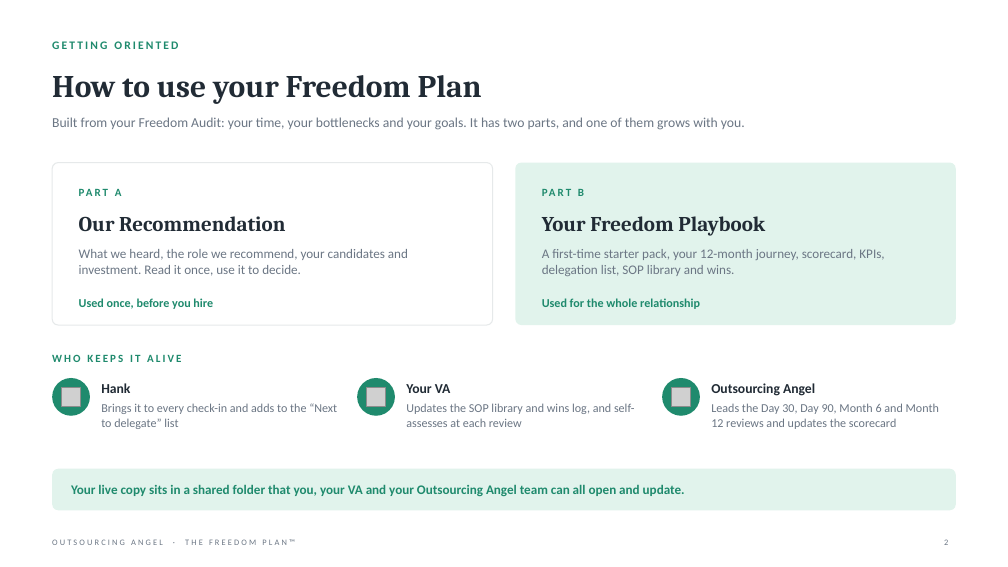
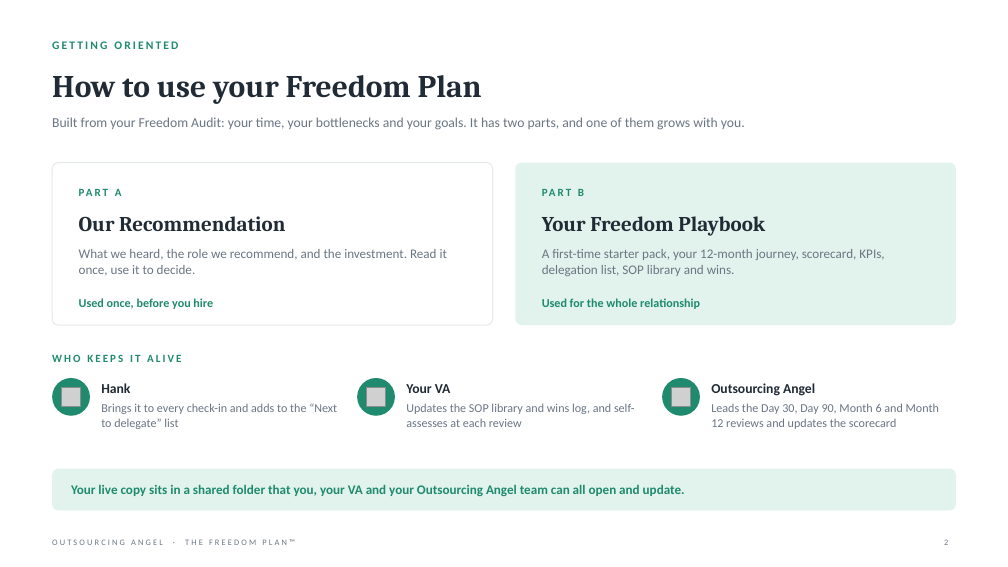
Before and after one commit to gail-gif/OA, a slide deck: slide 2 of Hank_Chu_Freedom_Plan.pptx. Drawn at 1008x567 pixels with LibreOffice and Linux fonts; fonts in the diff are those of the drawing; grey boxes stand for pictures. Boxes give left, top, right and bottom in pixels: in the first picture for what was removed or moved away, otherwise in the second. Text is boxed around its words. In the diff, an @@ line names an element or a change of style, - is before the commit and + after.

```diff
--- a/Hank_Chu_Freedom_Plan.pptx
+++ b/Hank_Chu_Freedom_Plan.pptx
@@ text at (79, 249, 447, 276): text changed @@
-What we heard, the role we recommend, your candidates and investment. Read it once, use it to decide.
+What we heard, the role we recommend, and the investment. Read it once, use it to decide.
```
Also in this commit, not shown: 2 other slides changed, 1 slide removed.
